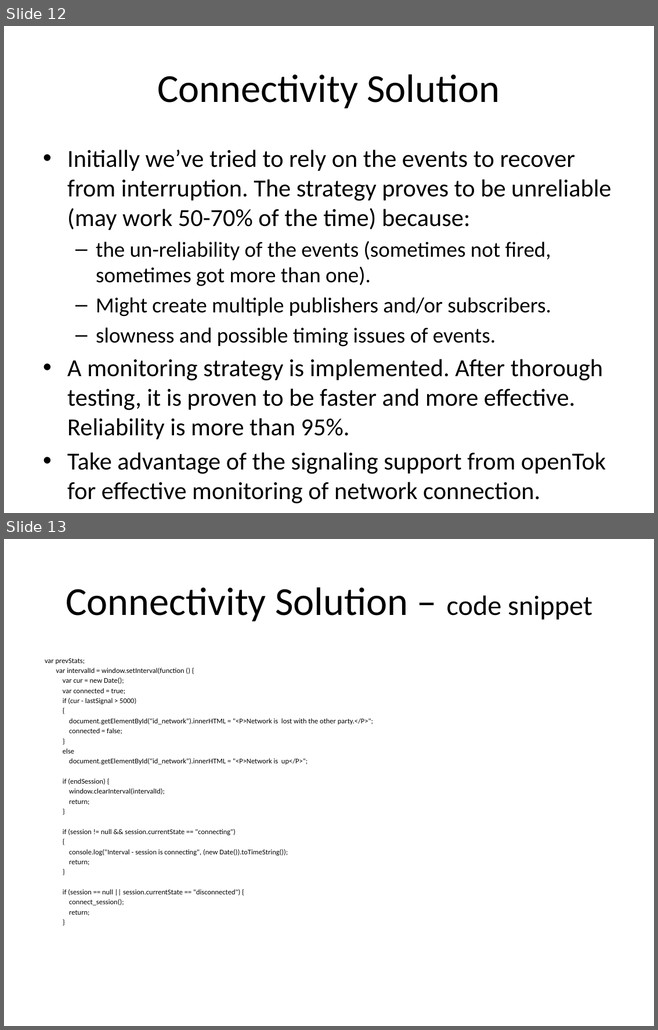
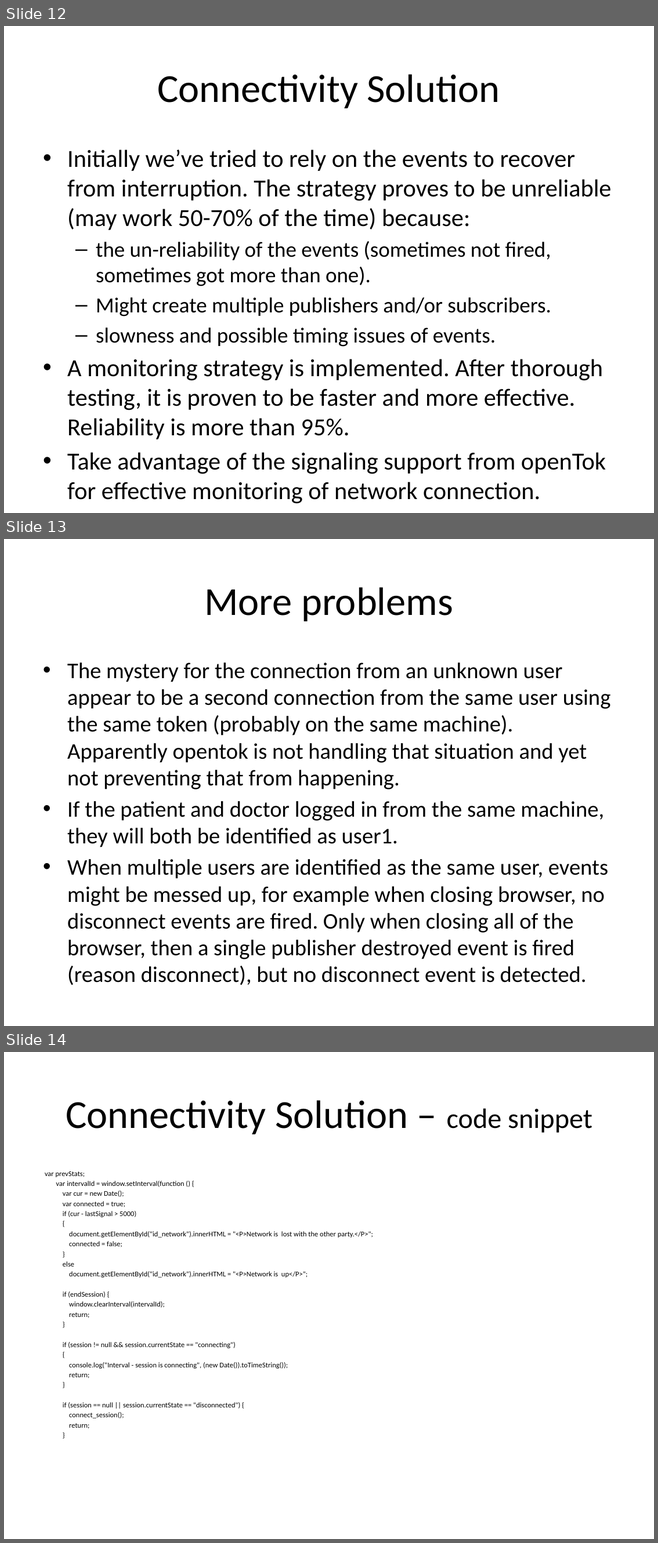
Before and after one commit to LukeZhao/misc, a slide deck: opentokvideofix/OpenTok Issues and Solutions.pptx. Shown one above the other, each under a label of ours: slides 12 and 13 before the commit, slides 12, 13 and 14 after it. The pictures are 658x1030 and 658x1543 pixels, drawn with LibreOffice and Linux fonts; fonts in the diff are those of the drawing. Boxes give left, top, right and bottom in pixels: in the first picture for what was removed or moved away, otherwise in the second. Text is boxed around its words. In the diff, an @@ line names an element or a change of style, - is before the commit and + after.

```diff
--- a/opentokvideofix/OpenTok Issues and Solutions.pptx
+++ b/opentokvideofix/OpenTok Issues and Solutions.pptx
@@ slide 13 added at bbox=[4, 539, 654, 1026], background #FFFFFF @@
@@ title added at bbox=[204, 587, 453, 621], 44 pt, text #000000 @@
+More problems
@@ text added at bbox=[67, 663, 611, 985], 24.8 pt, text #000000 @@
+• The mystery for the connection from an unknown user appear to be a second connection from the same user using the same token (probably on the same machine). Apparently opentok is not handling that situation and yet not preventing that from happening.
+• If the patient and doctor logged in from the same machine, they will both be identified as user1.
+• When multiple users are identified as the same user, events might be messed up, for example when closing browser, no disconnect events are fired. Only when closing all of the browser, then a single publisher destroyed event is fired (reason disconnect), but no disconnect event is detected.
@@ what was slide 13 is now slide 14 @@
```
Also in this commit, not shown: 1 other file.
